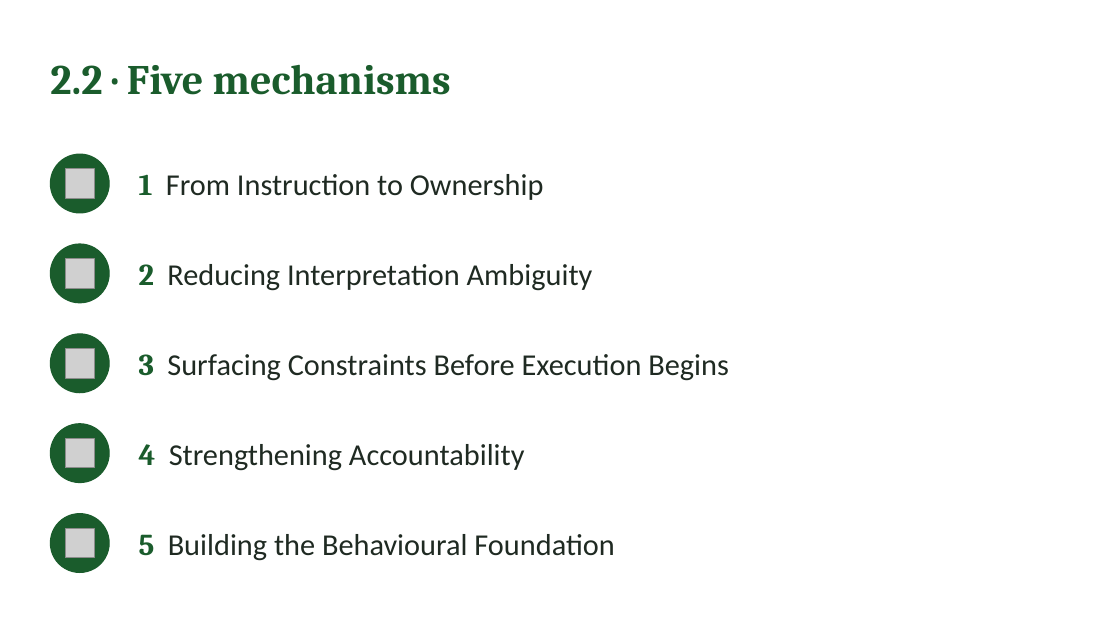
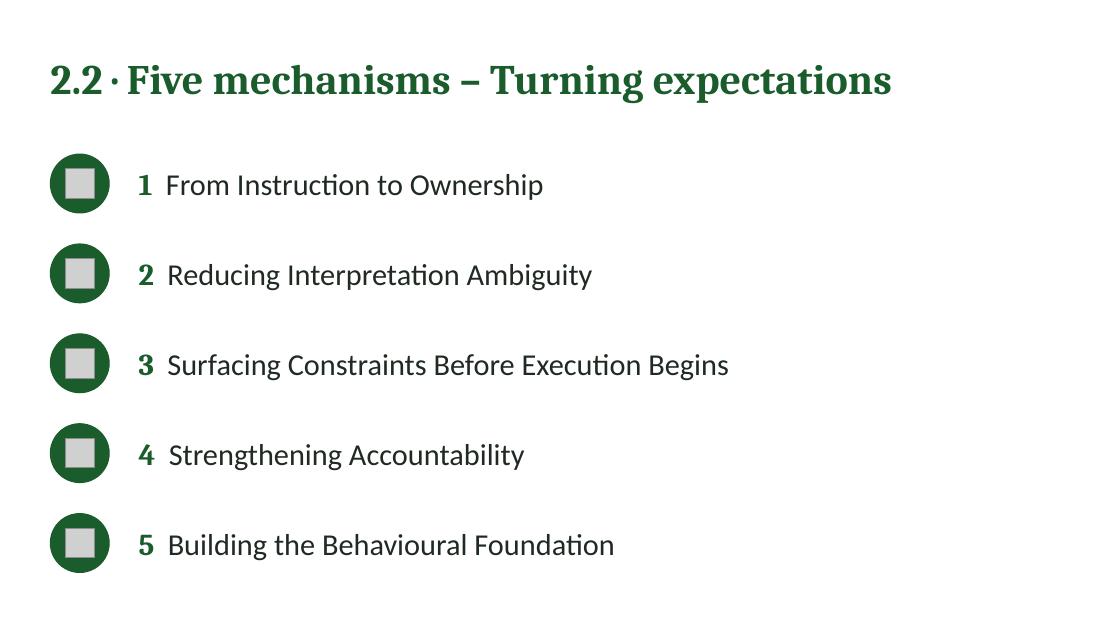
Before and after one commit to IBSL26/ibsl-platform, a slide deck: slide 13 of Unit decks/Unit 07 - Establishing Performance Expectations.pptx (slide 11 before the commit). Drawn at 1120x630 pixels with LibreOffice and Linux fonts; fonts in the diff are those of the drawing; grey boxes stand for pictures. Boxes give left, top, right and bottom in pixels: in the first picture for what was removed or moved away, otherwise in the second. Text is boxed around its words. In the diff, an @@ line names an element or a change of style, - is before the commit and + after.

Commit message:
Unit 7: Establishing Performance Expectations, alignment dialogue in 1.4, Section 5 in two exercises, Capstone five boxes, deck

```diff
--- a/Unit decks/Unit 07 - Establishing Performance Expectations.pptx
+++ b/Unit decks/Unit 07 - Establishing Performance Expectations.pptx
@@ text at (50,65,892,104): text changed @@
-2.2 · Five mechanisms
+2.2 · Five mechanisms – Turning expectations
```
Also in this commit, not shown: 6 other slides changed, 6 slides added, 4 slides removed, 27 other files.
